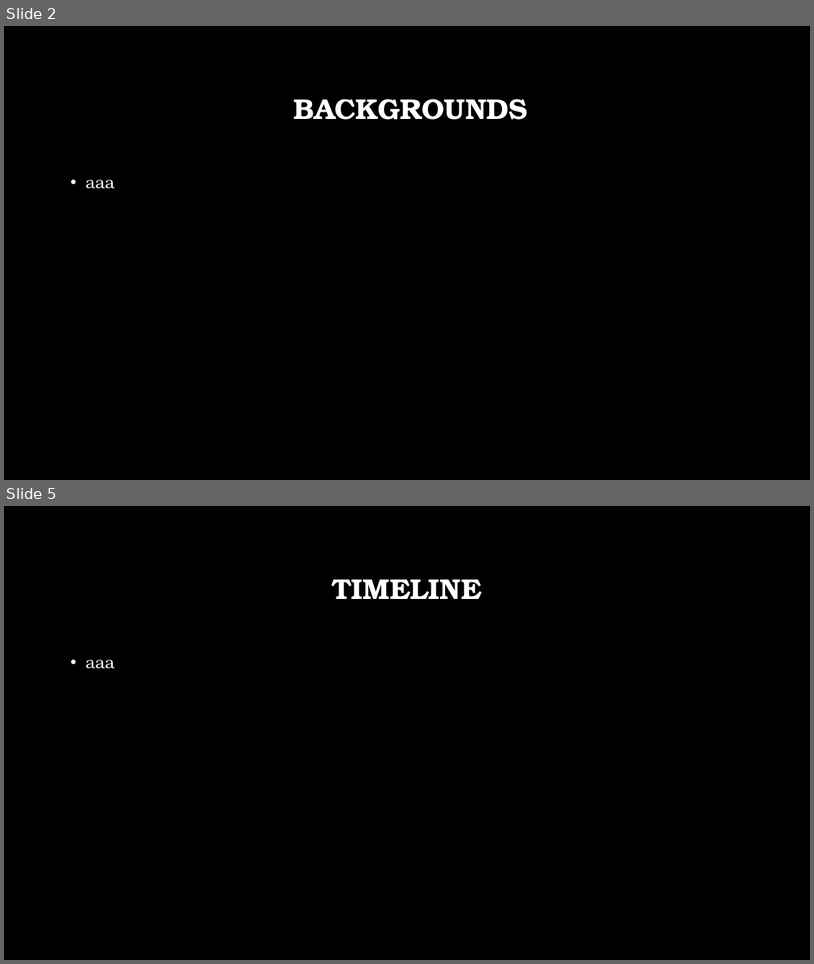
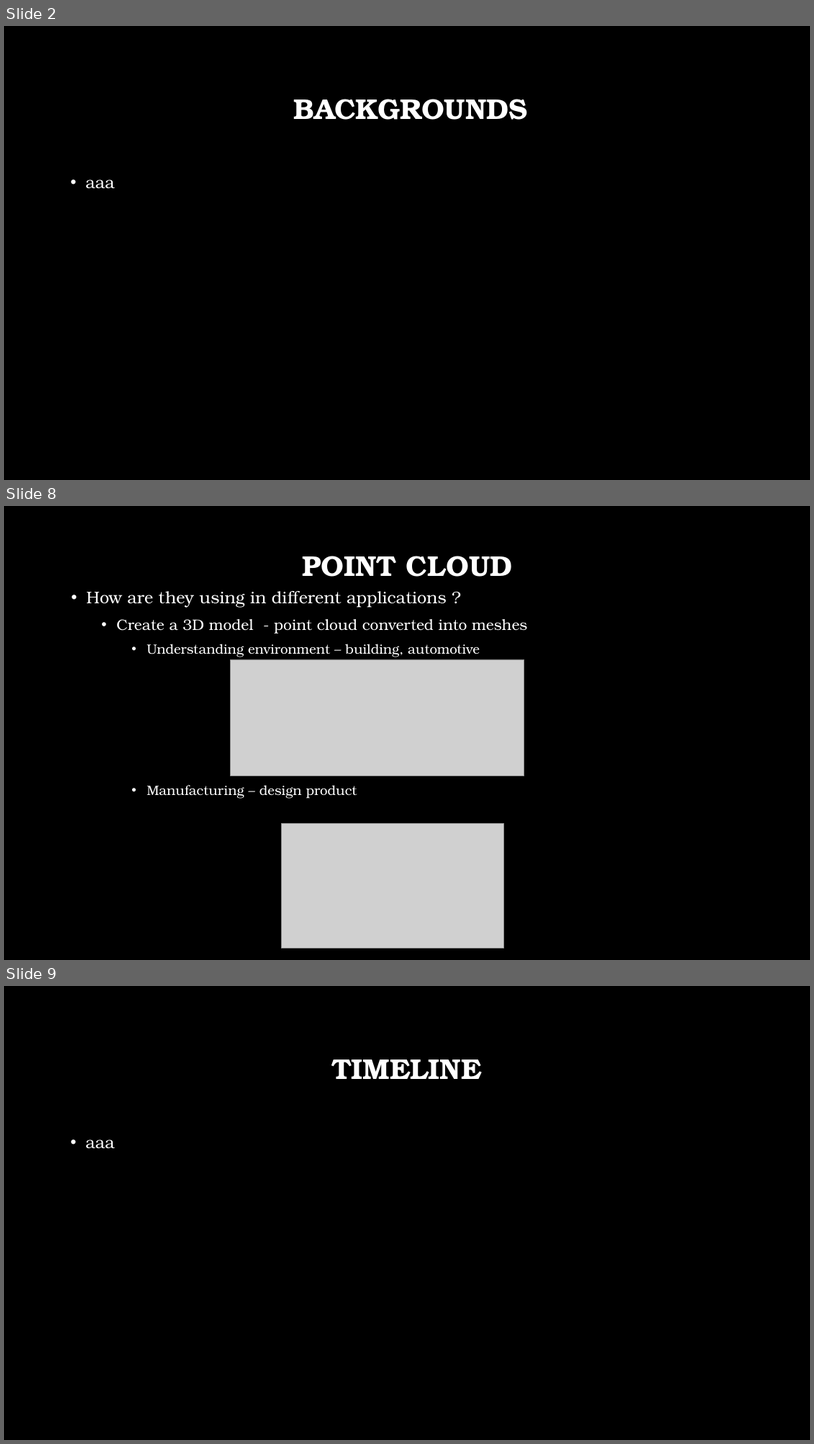
Before and after one commit to livneor207/helfcare, a slide deck: HW3/HC.pptx. Shown one above the other, each under a label of ours: slides 2 and 5 before the commit, slides 2, 8 and 9 after it; the slides between them are not shown. The pictures are 814x964 and 814x1444 pixels, drawn with LibreOffice and Linux fonts; fonts in the diff are those of the drawing; grey boxes stand for pictures; background and template pictures are left out. Boxes give left, top, right and bottom in pixels: in the first picture for what was removed or moved away, otherwise in the second. Text is boxed around its words. In the diff, an @@ line names an element or a change of style, - is before the commit and + after.

```diff
--- a/HW3/HC.pptx
+++ b/HW3/HC.pptx
@@ slide 8 added at (4, 506, 810, 960), background picture (left out) @@
@@ title added at (303, 556, 513, 577), 34 pt, text #FFFFFF, bold @@
+POINT CLOUD
@@ text added at (86, 591, 527, 798), 16 pt, text #FFFFFF @@
+• How are they using in different applications ?
+  • Create a 3D model - point cloud converted into meshes
+    • Understanding environment – building, automotive
+    • Manufacturing – design product
@@ picture added at (230, 659, 525, 776) @@
@@ picture added at (282, 823, 504, 948) @@
@@ what was slide 5 is now slide 9 @@
```
Also in this commit, not shown: 1 slide changed, 4 other slides added, 1 slide removed.
